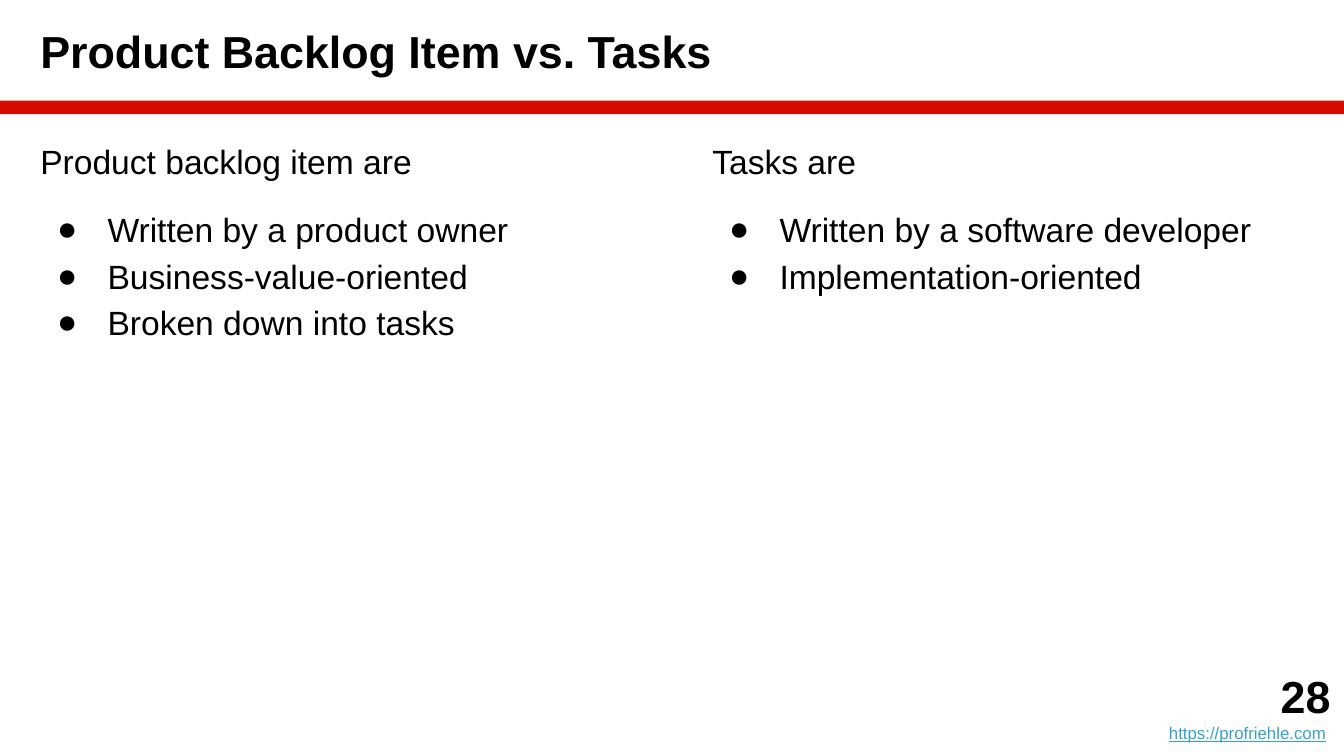
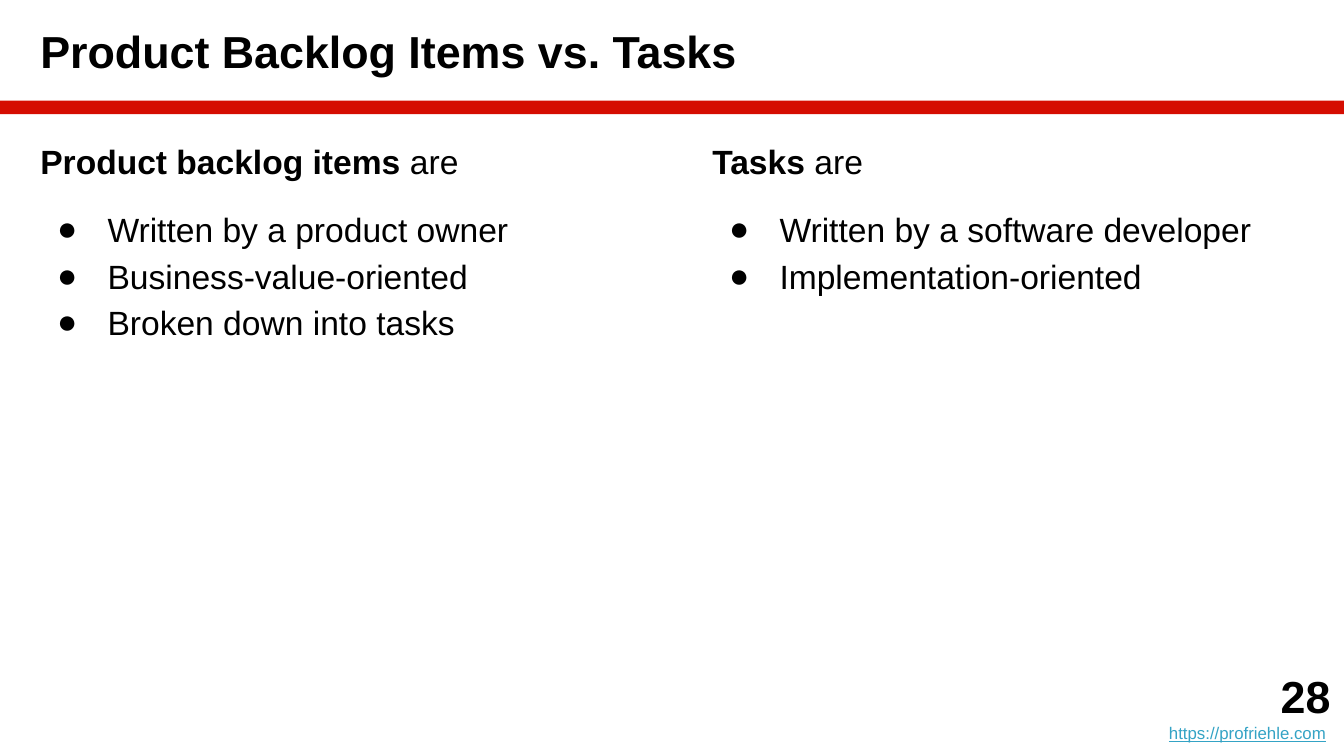
Before and after one commit to dirkriehle/amos-course, a slide deck: slide 28 of Lecture slides/AMOS B04 - Agile Planning.pptx. Drawn at 1344x756 pixels with LibreOffice and Linux fonts; fonts in the diff are those of the drawing. Boxes give left, top, right and bottom in pixels: in the first picture for what was removed or moved away, otherwise in the second. Text is boxed around its words. In the diff, an @@ line names an element or a change of style, - is before the commit and + after.

```diff
--- a/Lecture slides/AMOS B04 - Agile Planning.pptx
+++ b/Lecture slides/AMOS B04 - Agile Planning.pptx
@@ title at [40,35,737,77]: text changed @@
-Product Backlog Item vs. Tasks
+Product Backlog Items vs. Tasks
@@ text at [40,149,459,180]: text changed; bold on @@
-Product backlog item are
+Product backlog items are
@@ text at [712,149,863,175]: bold on in "Tasks" @@
```
Also in this commit, not shown: 14 other slides changed, 13 other files.
